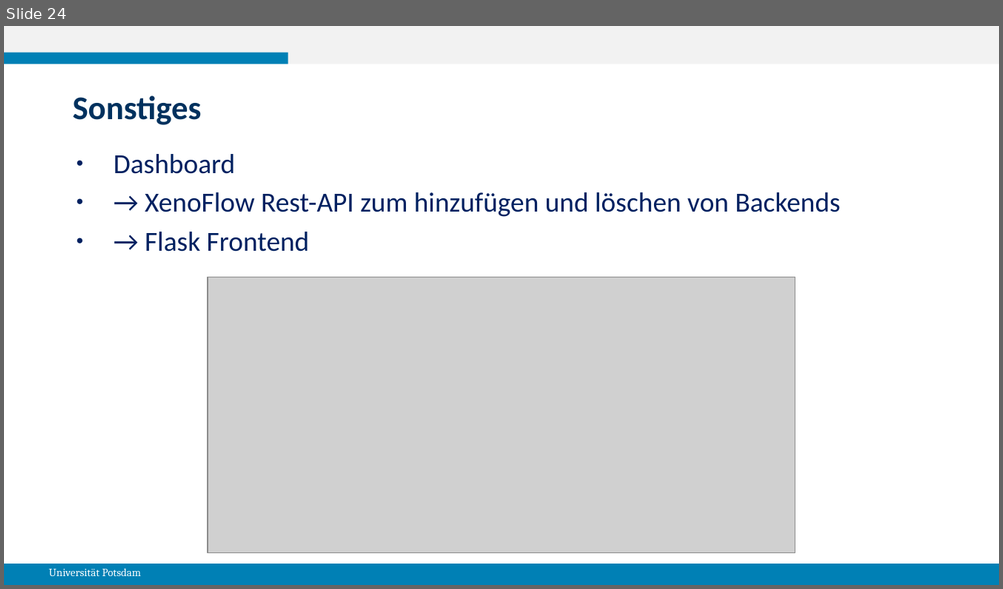
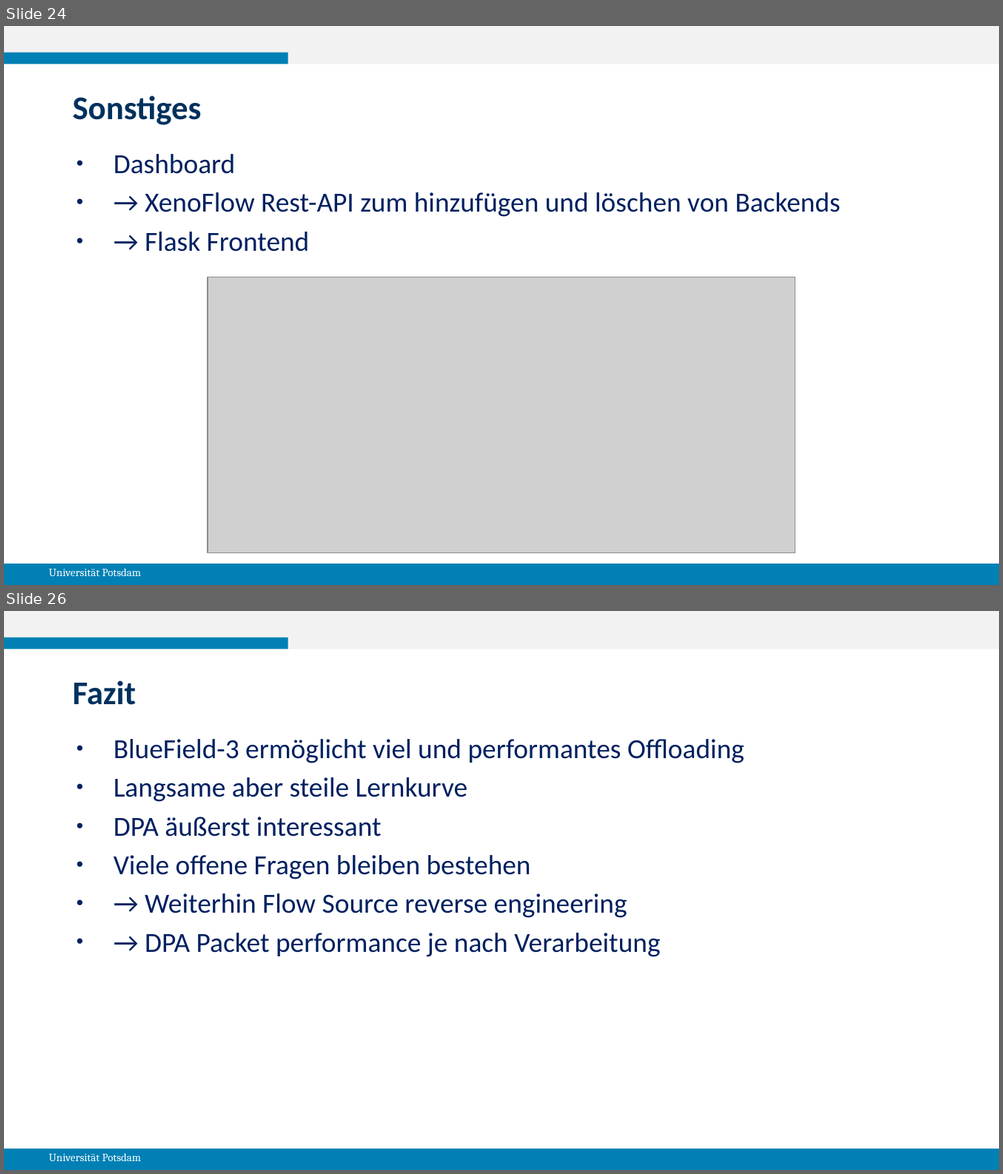
Before and after one commit to gespel/XenoFlow, a slide deck: docs/MasterPraktikumBericht.odp. Shown one above the other, each under a label of ours: slide 24 before the commit, slides 24 and 26 after it; the slides between them are not shown. The pictures are 1003x589 and 1003x1174 pixels, drawn with LibreOffice and Linux fonts; fonts in the diff are those of the drawing; grey boxes stand for pictures. Boxes give left, top, right and bottom in pixels: in the first picture for what was removed or moved away, otherwise in the second. Text is boxed around its words. In the diff, an @@ line names an element or a change of style, - is before the commit and + after.

Commit message:
finished slides

```diff
--- a/docs/MasterPraktikumBericht.odp
+++ b/docs/MasterPraktikumBericht.odp
@@ slide 26 added at (4,611,999,1170), background #FFFFFF; not listed: 4 template elements that a slide beside it also shows @@
@@ text added at (73,681,136,705), 24 pt, text #00315E, bold @@
+Fazit
@@ text added at (114,739,744,957), 20 pt, text #002060 @@
+● BlueField-3 ermöglicht viel und performantes Offloading
+● Langsame aber steile Lernkurve
+● DPA äußerst interessant
+● Viele offene Fragen bleiben bestehen
+● → Weiterhin Flow Source reverse engineering
+● → DPA Packet performance je nach Verarbeitung
```
Also in this commit, not shown: 1 slide changed, 1 other slide added.
